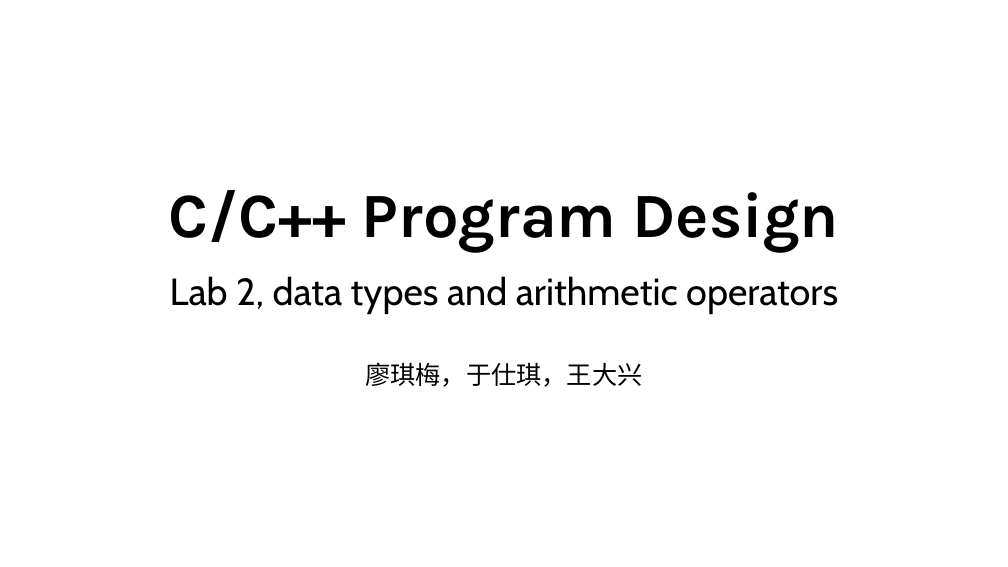
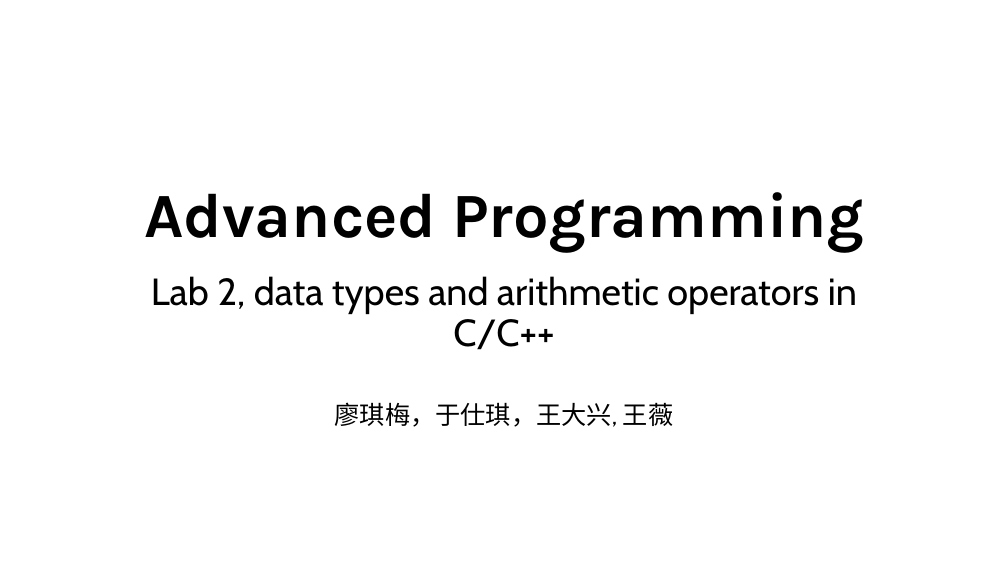
Before and after one commit to ShiqiYu/CPP, a slide deck: slide 1 of week02/Lab02.pptx. Drawn at 1008x567 pixels with LibreOffice and Linux fonts; fonts in the diff are those of the drawing; background and template pictures are left out. Boxes give left, top, right and bottom in pixels: in the first picture for what was removed or moved away, otherwise in the second. Text is boxed around its words. In the diff, an @@ line names an element or a change of style, - is before the commit and + after.

```diff
--- a/week02/Lab02.pptx
+++ b/week02/Lab02.pptx
@@ title at (144, 192, 863, 252): text changed @@
-C/C++ Program Design
+Advanced Programming
@@ subtitle at (151, 276, 857, 427): text changed @@
-Lab 2, data types and arithmetic operators
-廖琪梅，于仕琪，王大兴
+Lab 2, data types and arithmetic operators in C/C++
+廖琪梅，于仕琪，王大兴, 王薇
```
Also in this commit, not shown: 11 other slides changed, 11 slides added, 3 other files.
